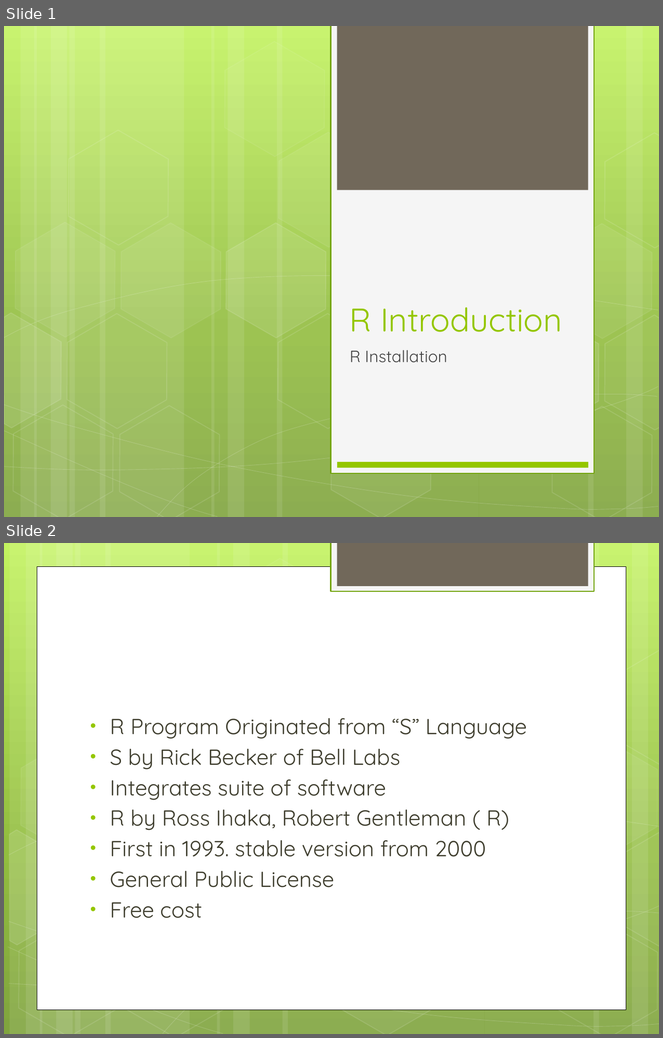
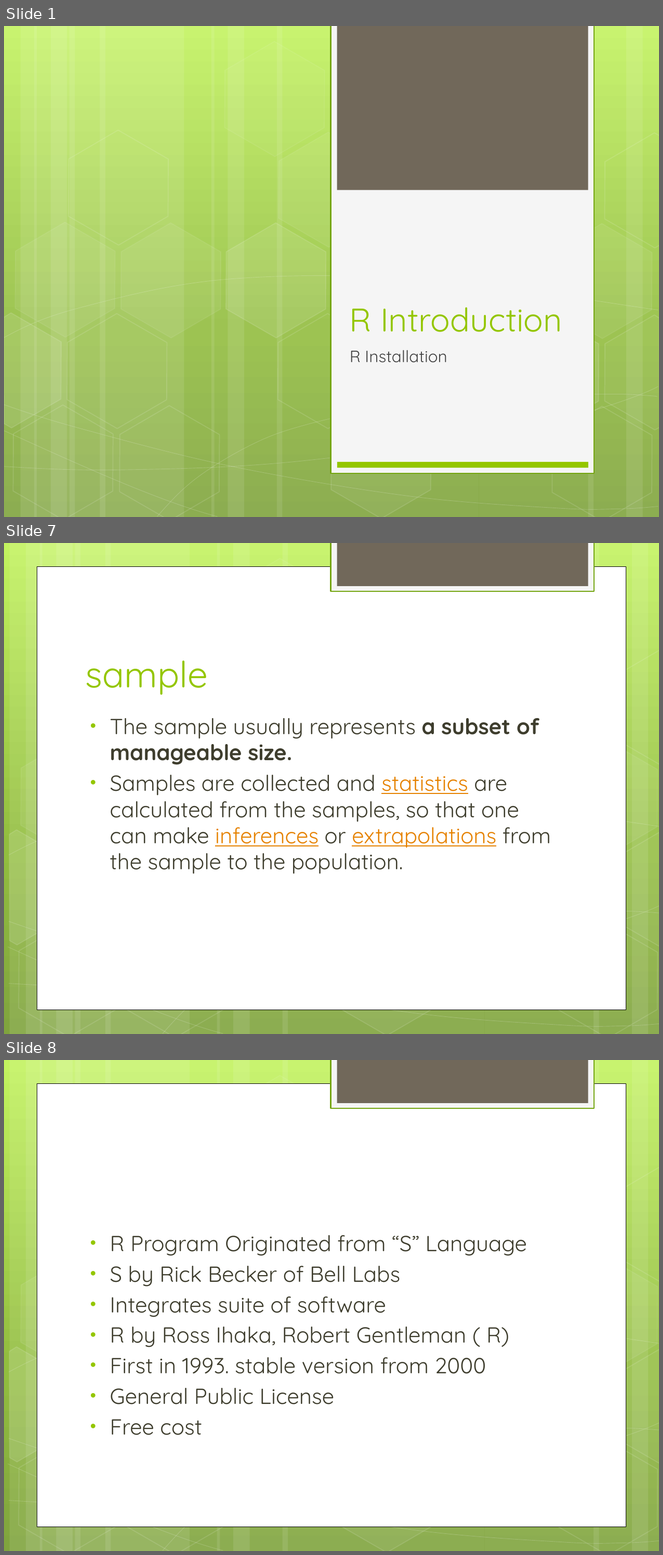
Before and after one commit to gpavankumar1974/Rnotes, a slide deck: RBasics/R Intro 2.pptx. Shown one above the other, each under a label of ours: slides 1 and 2 before the commit, slides 1, 7 and 8 after it; the slides between them are not shown. The pictures are 663x1038 and 663x1555 pixels, drawn with LibreOffice and Linux fonts; fonts in the diff are those of the drawing. Boxes give left, top, right and bottom in pixels: in the first picture for what was removed or moved away, otherwise in the second. Text is boxed around its words. In the diff, an @@ line names an element or a change of style, - is before the commit and + after.

```diff
--- a/RBasics/R Intro 2.pptx
+++ b/RBasics/R Intro 2.pptx
@@ slide 7 added at [4, 543, 659, 1034], background gradient #C3F35F to #93BF3F to #81A53E; not listed: 31 template elements that a slide beside it also shows @@
@@ title added at [85, 661, 208, 695], 40 pt, text #94C600 @@
+sample
@@ text added at [110, 718, 551, 874], 24 pt, text #3E3D2D @@
+• The sample usually represents a subset of manageable size.
+• Samples are collected and statistics are calculated from the samples, so that one can make inferences or extrapolations from the sample to the population.
@@ what was slide 2 is now slide 8 @@
```
Also in this commit, not shown: 5 other slides added.
